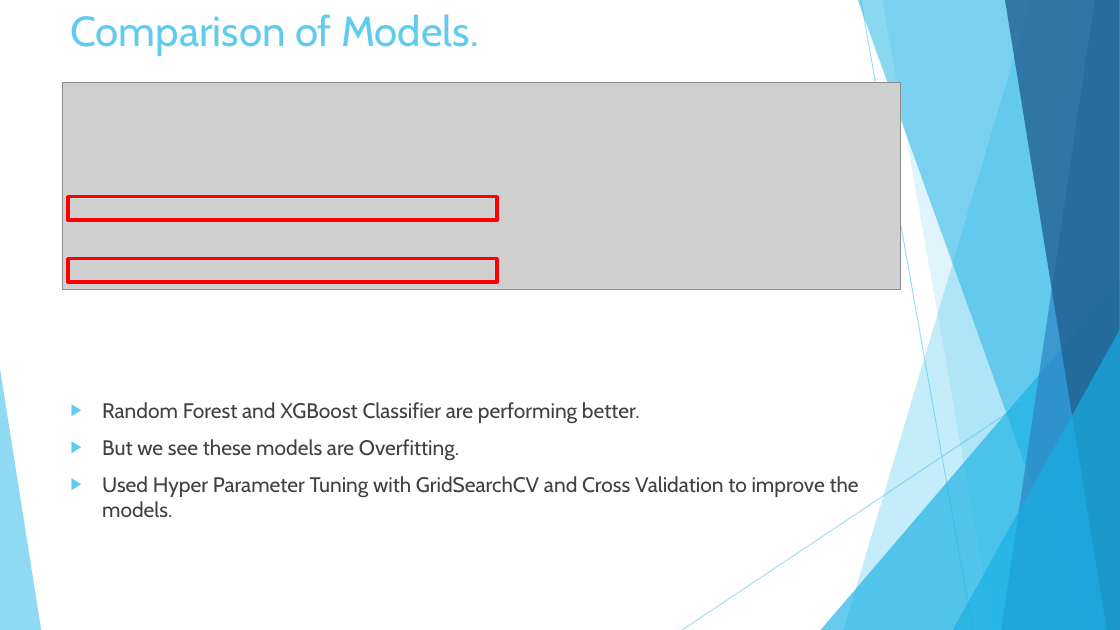
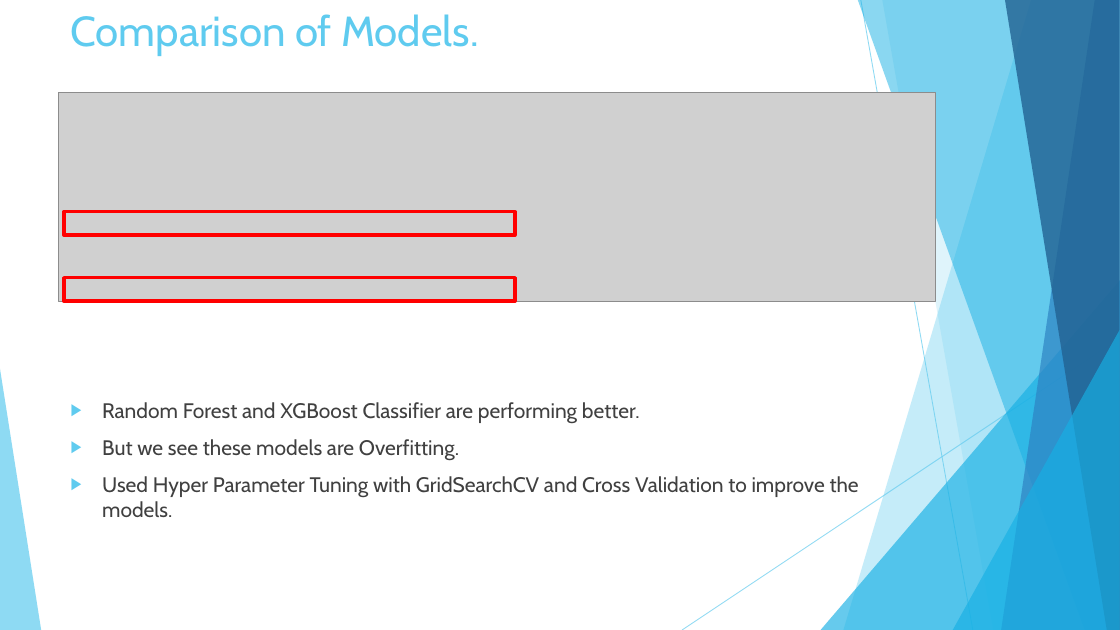
Before and after one commit to meghrajkonduskar/In-Drive-Coupon-Recommendation-Project, a slide deck: slide 25 of In Drive Coupon Recommendation.pptx. Drawn at 1120x630 pixels with LibreOffice and Linux fonts; fonts in the diff are those of the drawing; grey boxes stand for pictures. Boxes give left, top, right and bottom in pixels: in the first picture for what was removed or moved away, otherwise in the second. Text is boxed around its words. In the diff, an @@ line names an element or a change of style, - is before the commit and + after.

```diff
--- a/In Drive Coupon Recommendation.pptx
+++ b/In Drive Coupon Recommendation.pptx
@@ picture: place and size @@
-picture at <box>62,82,901,289</box>
+picture at <box>59,92,935,302</box>
@@ rectangle: place and size @@
-rectangle at <box>68,197,497,220</box>
+rectangle at <box>64,212,515,235</box>
@@ rectangle: place and size @@
-rectangle at <box>68,259,497,282</box>
+rectangle at <box>64,278,515,302</box>
```
Also in this commit, not shown: 10 other slides changed, 22 other files.
